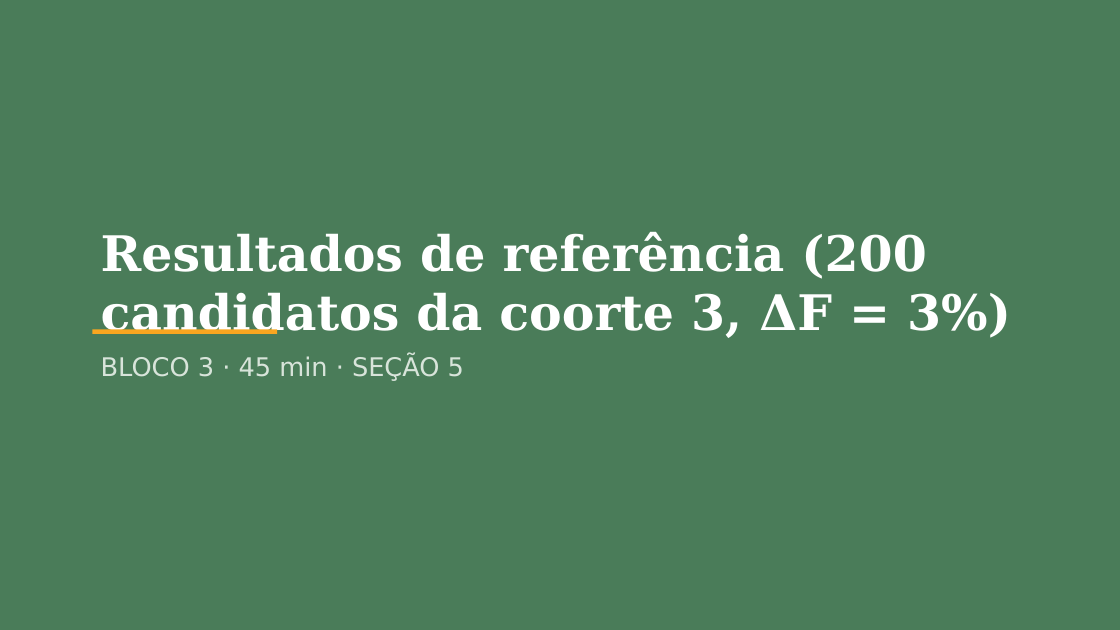
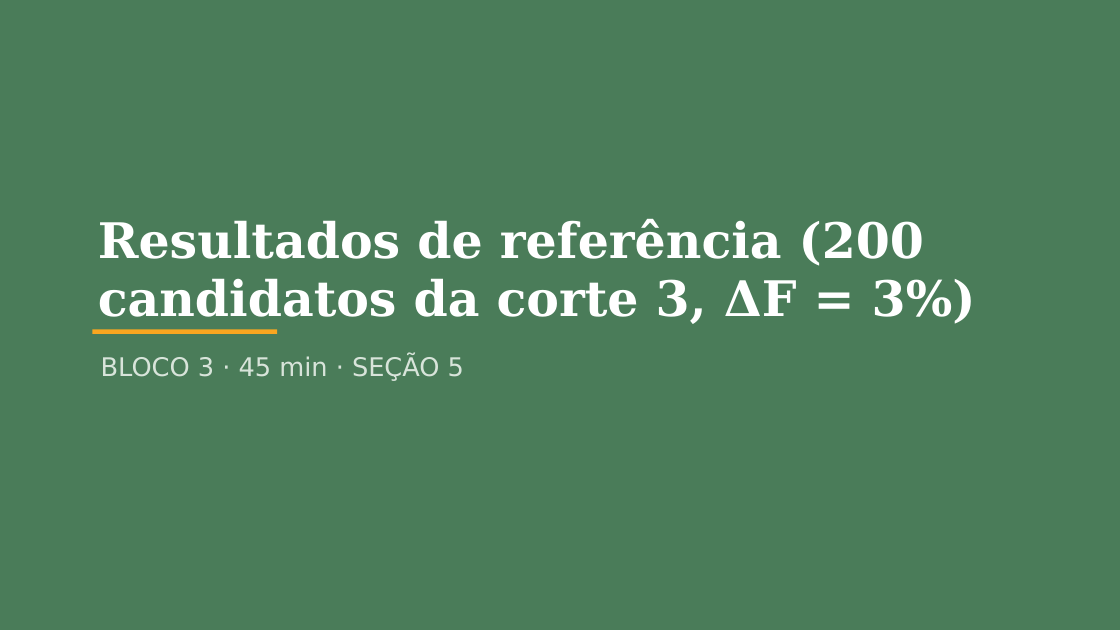
Before and after one commit to Bayer-Group/course-AI-UFV, a slide deck: slide 13 of 08. Otimização e Simulação_Eder/Otimização da seleção e tomada de decisão_FIT796.pptx. Drawn at 1120x630 pixels with LibreOffice and Linux fonts; fonts in the diff are those of the drawing. Boxes give left, top, right and bottom in pixels: in the first picture for what was removed or moved away, otherwise in the second. Text is boxed around its words. In the diff, an @@ line names an element or a change of style, - is before the commit and + after.

```diff
--- a/08. Otimização e Simulação_Eder/Otimização da seleção e tomada de decisão_FIT796.pptx
+++ b/08. Otimização e Simulação_Eder/Otimização da seleção e tomada de decisão_FIT796.pptx
@@ text at <box>98,219,976,324</box>: text changed @@
-Resultados de referência (200 candidatos da coorte 3, ΔF = 3%)
+Resultados de referência (200 candidatos da corte 3, ΔF = 3%)
```
Also in this commit, not shown: 12 other files.
